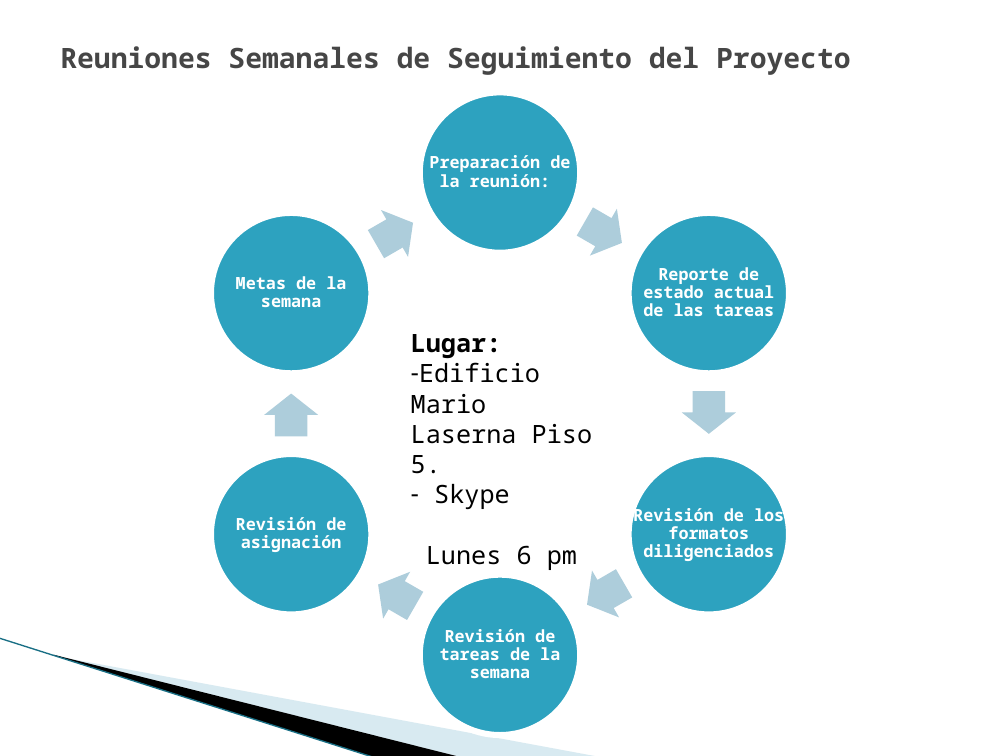
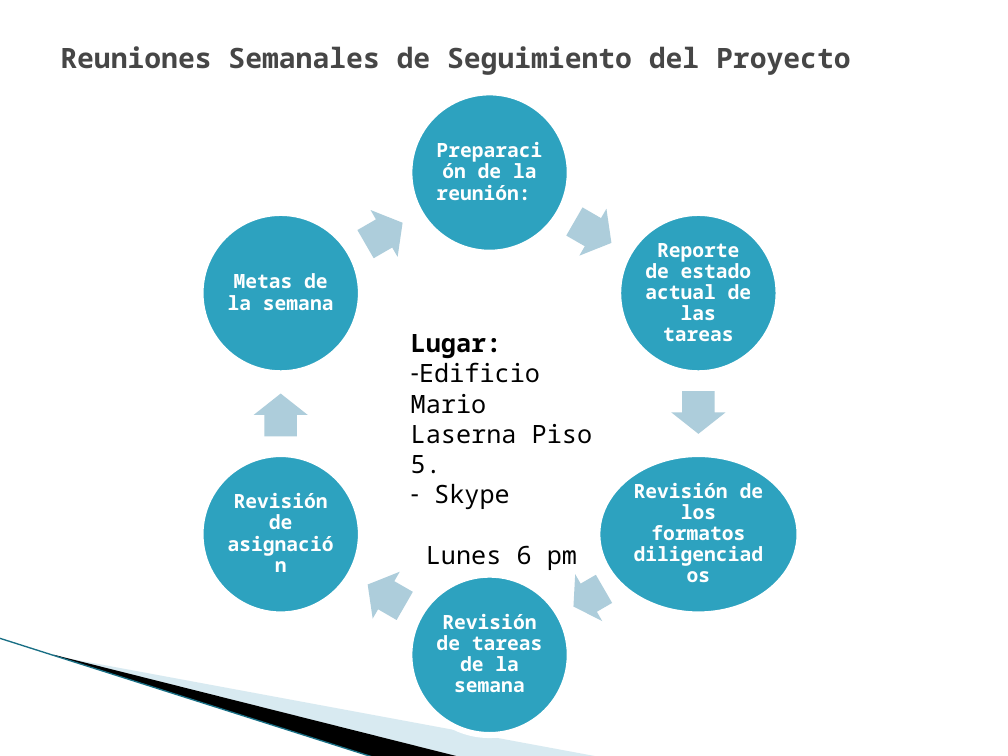
Before and after one commit to jlsarmientoh/tsp_change_counter, a slide deck: slide 11 of docs/NoteBook/Project cycle reports/TSPi – Ciclo 1.pptx. Drawn at 1008x756 pixels with LibreOffice and Linux fonts; fonts in the diff are those of the drawing; background and template pictures are left out. Boxes give left, top, right and bottom in pixels: in the first picture for what was removed or moved away, otherwise in the second. Text is boxed around its words. In the diff, an @@ line names an element or a change of style, - is before the commit and + after.

```diff
--- a/docs/NoteBook/Project cycle reports/TSPi – Ciclo 1.pptx
+++ b/docs/NoteBook/Project cycle reports/TSPi – Ciclo 1.pptx
@@ text "Preparación de la reunión:": place and size @@
-text "Preparación de la reunión:" at [429, 155, 570, 187]
+text "Preparación de la reunión:" at [436, 163, 537, 200]
@@ size 12 to 14 pt in 6 elements at [634, 483, 764, 547], [436, 163, 537, 200], [436, 614, 543, 692], [645, 243, 752, 341], [234, 493, 328, 529], [228, 273, 334, 310] @@
@@ text "Metas de la semana": place and size @@
-text "Metas de la semana" at [236, 276, 346, 307]
+text "Metas de la semana" at [228, 273, 334, 310]
@@ text "Reporte de estado actual de ...": place and size @@
-text "Reporte de estado actual de ..." at [643, 267, 774, 316]
+text "Reporte de estado actual de ..." at [645, 243, 752, 341]
@@ 5 right arrows, 5 ellipses: place and size @@
-5 right arrows, 5 ellipses at [211, 93, 789, 735]
+5 right arrows, 5 ellipses at [201, 93, 778, 735]
@@ text "Revisión de asignación": place and size @@
-text "Revisión de asignación" at [236, 517, 346, 552]
+text "Revisión de asignación" at [234, 493, 328, 529]
@@ ellipse: place and size @@
-ellipse at [629, 454, 789, 614]
+ellipse at [598, 454, 800, 614]
@@ text "Revisión de los formatos diligenciados": place and size @@
-text "Revisión de los formatos diligenciados" at [633, 506, 784, 561]
+text "Revisión de los formatos diligenciados" at [634, 483, 764, 547]
@@ right arrow: place and size @@
-right arrow at [573, 560, 637, 628]
+right arrow at [560, 565, 618, 630]
@@ text "Revisión de tareas de la ...": place and size @@
-text "Revisión de tareas de la ..." at [440, 629, 560, 678]
+text "Revisión de tareas de la ..." at [436, 614, 543, 692]
```
Also in this commit, not shown: 15 other slides changed.
